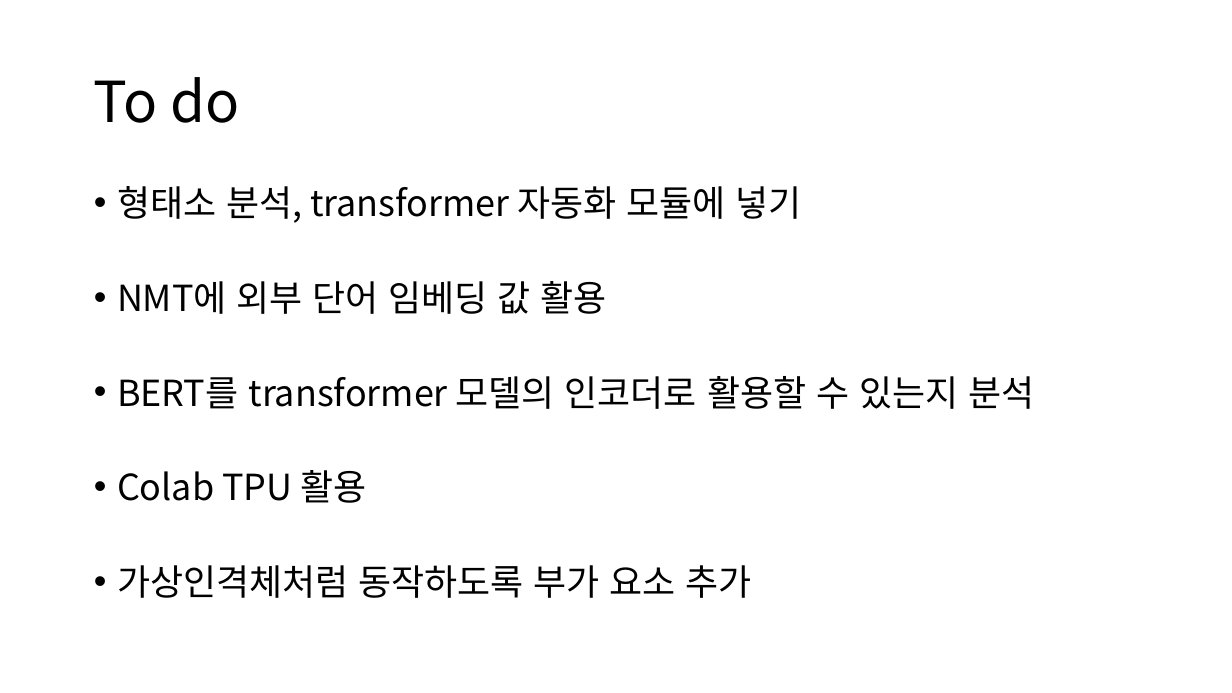
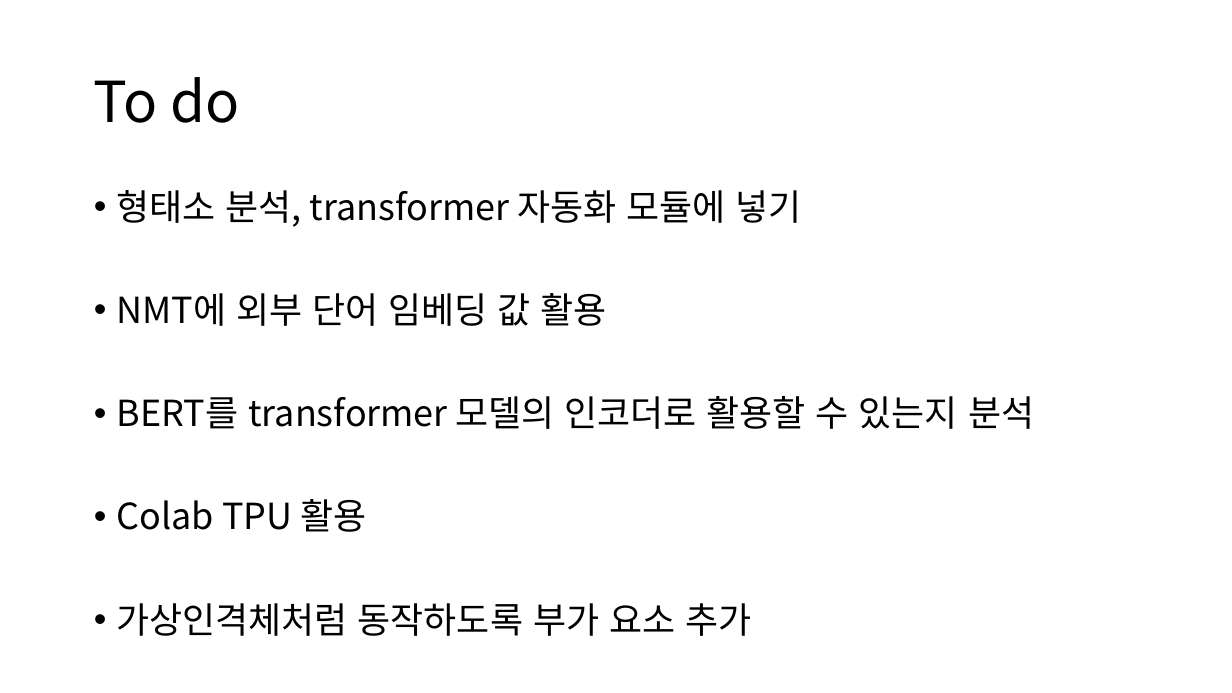
Before and after one commit to dachshu/GraduationProject, a slide deck: slide 7 of report/2019년 1월 Report.pptx. Drawn at 1232x693 pixels with LibreOffice and Linux fonts; fonts in the diff are those of the drawing. Boxes give left, top, right and bottom in pixels: in the first picture for what was removed or moved away, otherwise in the second. Text is boxed around its words. In the diff, an @@ line names an element or a change of style, - is before the commit and + after.

```diff
--- a/report/2019년 1월 Report.pptx
+++ b/report/2019년 1월 Report.pptx
@@ text "형태소 분석, transformer 자동화 모듈에 ..." at box(117, 190, 1034, 636): line spacing 0.8 to 0.9 @@
```
Also in this commit, not shown: 2 other slides changed.
